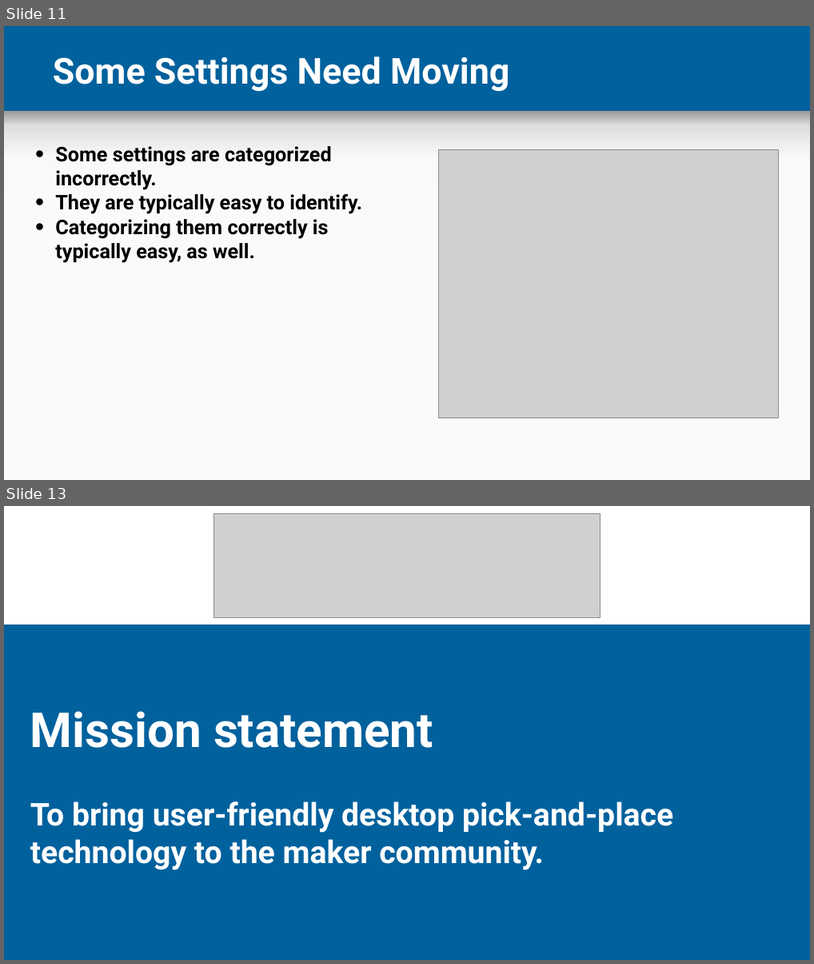
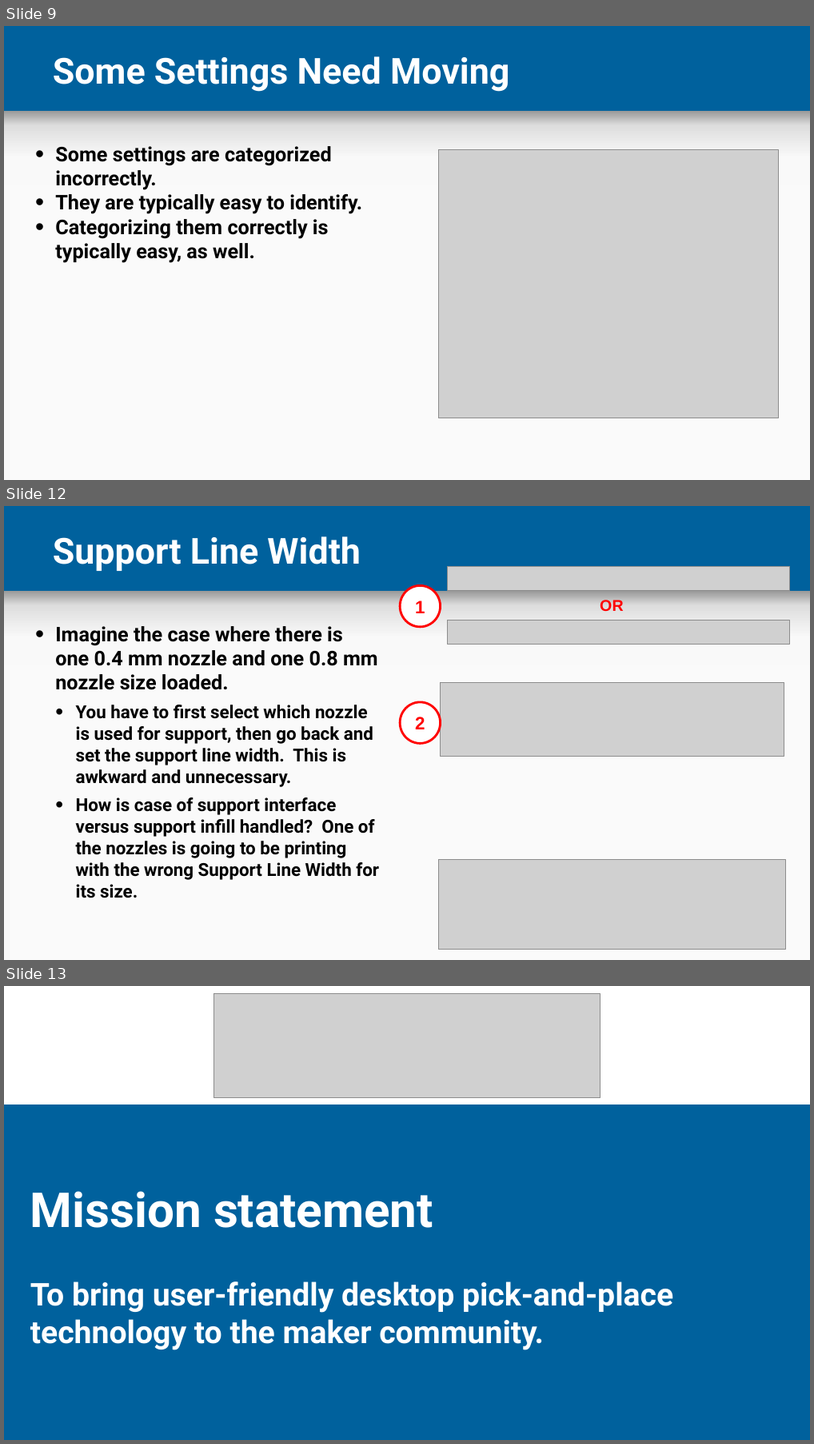
Before and after one commit to lendres/Cura-UI-Example, a slide deck: Documentation and Notes/Cura Profiles.pptx. Shown one above the other, each under a label of ours: slides 11 and 13 before the commit, slides 9, 12 and 13 after it; the slides between them are not shown. The pictures are 814x964 and 814x1444 pixels, drawn with LibreOffice and Linux fonts; fonts in the diff are those of the drawing; grey boxes stand for pictures. Boxes give left, top, right and bottom in pixels: in the first picture for what was removed or moved away, otherwise in the second. Text is boxed around its words. In the diff, an @@ line names an element or a change of style, - is before the commit and + after.

```diff
--- a/Documentation and Notes/Cura Profiles.pptx
+++ b/Documentation and Notes/Cura Profiles.pptx
@@ slide 12 added at (x1=4, y1=506, x2=810, y2=960), background #00619D; not listed: 2 template elements that a slide beside it also shows @@
@@ title added at (x1=53, y1=536, x2=360, y2=571), 32 pt, text #FFFFFF, bold @@
+Support Line Width
@@ picture added at (x1=448, y1=567, x2=790, y2=591) @@
@@ ellipse added at (x1=400, y1=586, x2=440, y2=627), fill #FFFFFF, outline #FF0000 2 pt, 16 pt, text #FF0000, bold @@
+1
@@ text added at (x1=600, y1=600, x2=623, y2=611), 14 pt, text #FF0000, bold @@
+OR
@@ picture added at (x1=448, y1=620, x2=790, y2=644) @@
@@ text added at (x1=55, y1=626, x2=379, y2=898), 16 pt, text #000000, bold @@
+• Imagine the case where there is one 0.4 mm nozzle and one 0.8 mm nozzle size loaded.
+  • You have to first select which nozzle is used for support, then go back and set the support line width. This is awkward and unnecessary.
+  • How is case of support interface versus support infill handled? One of the nozzles is going to be printing with the wrong Support Line Width for its size.
@@ picture added at (x1=440, y1=683, x2=784, y2=756) @@
@@ ellipse added at (x1=400, y1=702, x2=440, y2=743), fill #FFFFFF, outline #FF0000 2 pt, 16 pt, text #FF0000, bold @@
+2
@@ picture added at (x1=438, y1=860, x2=786, y2=948) @@
@@ what was slide 11 is now slide 9 @@
```
Also in this commit, not shown: 1 slide changed, 2 other slides added, 3 slides removed, 38 other files.
